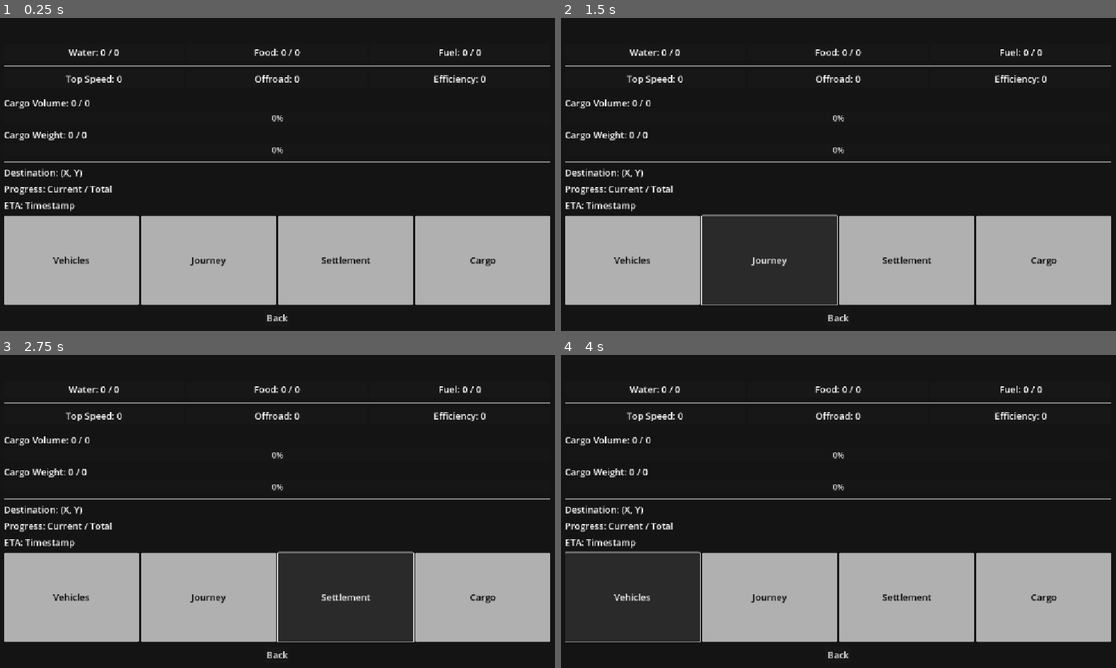
Above: before the commit, frames 1-4 (two rows, left to right).
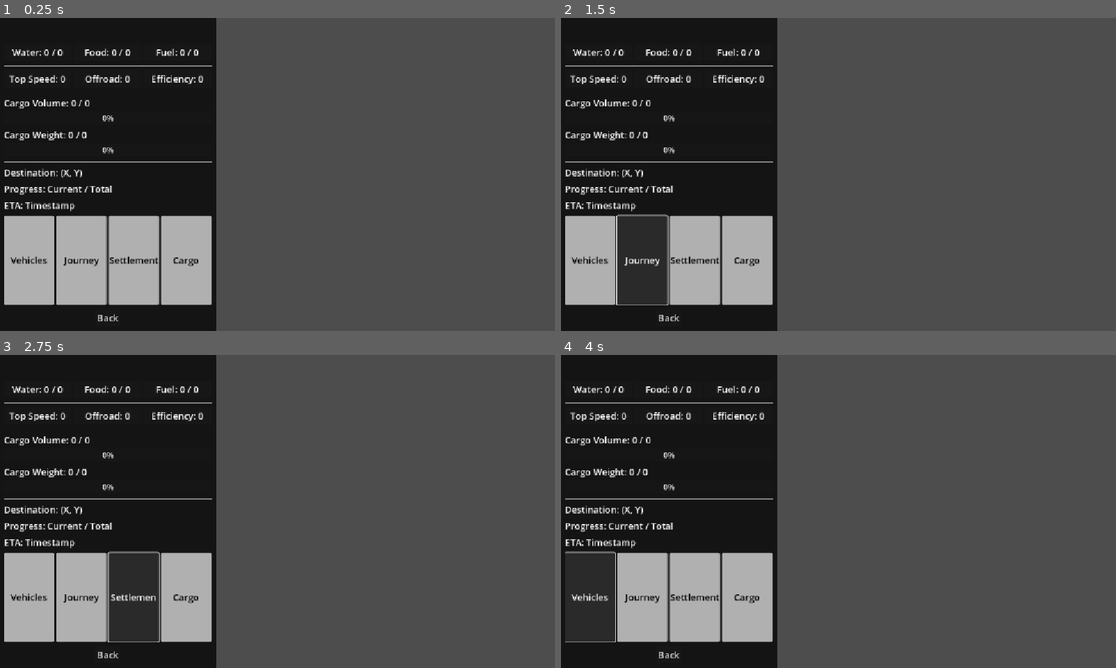
Above: after the commit, the same moments.

Repository: OoriData/DF_Godot
Game: Godot game, scene res://Scenes/ConvoyMenu.tscn
The game is run twice, just before and just after one commit, with the same random seed, the same clock (stepped at 60 frames per second) and the same inputs. This scene is started directly instead of the project's main scene.
Inputs:
- Up to frame 1 (0.25 s): no input
- Up to frame 2 (1.5 s): click "Vehicles" at 0.5 s; click "Journey" at 1.25 s
- Up to frame 3 (2.75 s): click "Settlement" at 2 s
- Up to frame 4 (4 s): click "Cargo" at 2.75 s; click "Vehicles" at 3.5 s

The runs differ from the first frame. In frame 1, 63% of the frame differs, in the area x 1-100%, y 0-100%; in frame 2, 68%; in frame 3, 65%; in frame 4, 66%.

Commit message:
Menus working again

Diff:
--- a/Scenes/ConvoyMenu.tscn
+++ b/Scenes/ConvoyMenu.tscn
@@ -4,9 +4,14 @@
 
 [node name="ConvoyMenu" type="Control"]
 layout_mode = 3
-anchors_preset = 15
-anchor_right = 1.0
-anchor_bottom = 1.0
+anchor_left = 0.0
+anchor_top = 0.0
+anchor_right = 0.0
+anchor_bottom = 1.0
+offset_left = 0.0
+offset_top = 0.0
+offset_right = 450.0
+offset_bottom = 0.0
 grow_horizontal = 2
 grow_vertical = 2
 script = ExtResource("1_f5pu3")
--- a/Scenes/UserInfoDisplay.tscn
+++ b/Scenes/UserInfoDisplay.tscn
@@ -4,6 +4,19 @@
 
 [node name="UserInfoDisplay" type="HBoxContainer"]
 script = ExtResource("1_83a3p")
+anchor_left = 0.0
+anchor_top = 0.0
+anchor_right = 1.0
+anchor_bottom = 0.0
+offset_left = 0.0
+offset_top = 0.0
+offset_right = 0.0
+offset_bottom = 60.0
+grow_horizontal = 2
+anchor_right = 1.0
+offset_right = 0.0
+grow_horizontal = 2
+z_index = 10
 
 [node name="UsernameLabel" type="Label" parent="."]
 layout_mode = 2
--- a/Scripts/Menus/convoy_menu.gd
+++ b/Scripts/Menus/convoy_menu.gd
@@ -168,7 +168,9 @@
 
 		# --- Populate Journey Details ---
 		# Assuming journey_data contains "destination_name", "progress", "length", and "eta" (as a timestamp)
-		var journey_data: Dictionary = convoy_data_received.get("journey", {})
+		var journey_data = convoy_data_received.get("journey")
+		if journey_data == null:
+			journey_data = {}
 		if is_instance_valid(journey_dest_label):
 			var dest_text: String = "Destination: N/A"
 			if not journey_data.is_empty():
--- a/Scripts/Menus/menu_manager.gd
+++ b/Scripts/Menus/menu_manager.gd
@@ -33,8 +33,25 @@
 	visible = false
 	mouse_filter = MOUSE_FILTER_IGNORE
 	_base_z_index = self.z_index # Store initial z_index
+
+	# Get the GameDataManager and connect to its signal
+	var gdm = get_node_or_null("/root/GameDataManager")
+	if is_instance_valid(gdm):
+		if gdm.has_signal("convoy_selection_changed"):
+			gdm.convoy_selection_changed.connect(_on_gdm_convoy_selection_changed)
+		else:
+			printerr("MenuManager: GameDataManager is missing 'convoy_selection_changed' signal.")
+	else:
+		printerr("MenuManager: Could not find GameDataManager autoload.")
+
 	# Example: open_main_menu()
 	pass
+
+func _on_gdm_convoy_selection_changed(selected_convoy_data: Variant):
+	# This handler is called when a convoy is selected from the dropdown.
+	# We only want to open the menu if a valid convoy is selected, not when it's deselected (null).
+	if selected_convoy_data:
+		open_convoy_menu(selected_convoy_data)
 
 func _unhandled_input(event: InputEvent):
 	# Global back button (e.g., Escape key)
